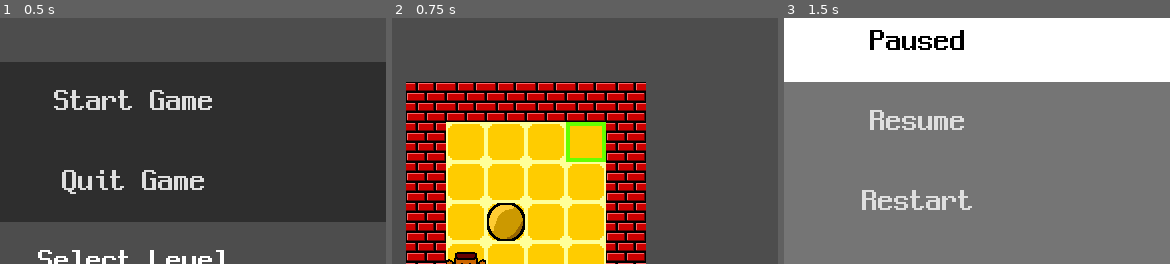
Above: before the commit, frames 1-3 (left to right).
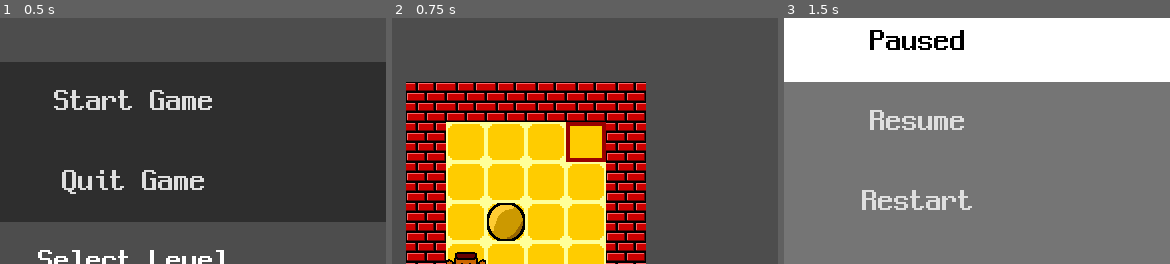
Above: after the commit, the same moments.

Repository: pupungeggang4/Godot-Example
Game: Godot game, scene res://scene/title.tscn
The game is run twice, just before and just after one commit, with the same random seed, the same clock (stepped at 60 frames per second) and the same inputs.
Inputs:
- Up to frame 1 (0.5 s): no input
- Up to frame 2 (0.75 s): click "Start Game" at 0.5 s
- Up to frame 3 (1.5 s): click "=" at 1.25 s
The pictures show only the part of the screen within x 33-83%, y 21-71%; the shares and areas given below are measured in that part.

Frame 1 is identical in both runs. In frame 2, 0.6% of the frame differs, in the area x 45-56%, y 42-59%; in frame 3, nothing differs.

Commit message:
entity class and goal checking

Diff:
--- a/puzzle/entity/goal.tscn
+++ b/puzzle/entity/goal.tscn
@@ -1,14 +1,18 @@
 [gd_scene format=3 uid="uid://unfhrnknrujk"]
 
+[ext_resource type="Script" uid="uid://4e3tb3avvwb4" path="res://script/goal.gd" id="1_308o3"]
 [ext_resource type="Texture2D" uid="uid://dtcel0dt1l1iq" path="res://asset/image/goal_off.png" id="1_gdpna"]
 [ext_resource type="Texture2D" uid="uid://dm7hwfdijtv7p" path="res://asset/image/goal_on.png" id="2_308o3"]
 
 [node name="Goal" type="Node2D" unique_id=1213325805]
+script = ExtResource("1_308o3")
 
 [node name="GoalOff" type="Sprite2D" parent="." unique_id=238983103]
+visible = false
 texture = ExtResource("1_gdpna")
 centered = false
 
 [node name="GoalOn" type="Sprite2D" parent="." unique_id=893816501]
+visible = false
 texture = ExtResource("2_308o3")
 centered = false
--- a/puzzle/entity/player.tscn
+++ b/puzzle/entity/player.tscn
@@ -1,8 +1,10 @@
 [gd_scene format=3 uid="uid://kdwxaf3le1hr"]
 
 [ext_resource type="Texture2D" uid="uid://b41hgegmc4se6" path="res://asset/image/player.png" id="1_hsefk"]
+[ext_resource type="Script" uid="uid://udtti4a0ccyy" path="res://script/player.gd" id="1_xlvtu"]
 
 [node name="Player" type="Node2D" unique_id=1948255537]
+script = ExtResource("1_xlvtu")
 
 [node name="Sprite2D" type="Sprite2D" parent="." unique_id=1176490275]
 texture = ExtResource("1_hsefk")
--- a/puzzle/entity/rock.tscn
+++ b/puzzle/entity/rock.tscn
@@ -1,8 +1,10 @@
 [gd_scene format=3 uid="uid://clvnvnnikiem3"]
 
+[ext_resource type="Script" uid="uid://bmwmqg2wp4281" path="res://script/rock.gd" id="1_optkl"]
 [ext_resource type="Texture2D" uid="uid://dd60mohw0sb0p" path="res://asset/image/rock.png" id="1_tis70"]
 
 [node name="Rock" type="Node2D" unique_id=1337366183]
+script = ExtResource("1_optkl")
 
 [node name="Rock" type="Sprite2D" parent="." unique_id=958147780]
 texture = ExtResource("1_tis70")
--- a/puzzle/entity/wall.tscn
+++ b/puzzle/entity/wall.tscn
@@ -1,8 +1,10 @@
 [gd_scene format=3 uid="uid://cs4yacfkn3c3o"]
 
+[ext_resource type="Script" uid="uid://b816fxxb7xxvg" path="res://script/wall.gd" id="1_8p7lr"]
 [ext_resource type="Texture2D" uid="uid://bxvp2h5ycse41" path="res://asset/image/wall.png" id="1_61h2d"]
 
 [node name="Wall" type="Node2D" unique_id=1288392518]
+script = ExtResource("1_8p7lr")
 
 [node name="Wall" type="Sprite2D" parent="." unique_id=17720458]
 texture = ExtResource("1_61h2d")
--- /dev/null
+++ b/puzzle/script/entity.gd
@@ -0,0 +1,5 @@
+extends Node2D
+
+class_name Entity
+
+var cell_pos: Vector2i = Vector2i(0, 0)
--- /dev/null
+++ b/puzzle/script/goal.gd
@@ -0,0 +1,20 @@
+extends Entity
+class_name Goal
+
+# Called when the node enters the scene tree for the first time.
+func _ready() -> void:
+    pass
+
+# Called every frame. 'delta' is the elapsed time since the previous frame.
+func _process(delta: float) -> void:
+    pass
+
+func check_goal(entity_list: Array) -> void:
+    $GoalOff.hide()
+    $GoalOn.hide()
+    for entity in entity_list:
+        if entity is Rock:
+            if entity.cell_pos == cell_pos:
+                $GoalOn.show()
+                return
+    $GoalOff.show()
--- a/puzzle/script/level.gd
+++ b/puzzle/script/level.gd
@@ -1,4 +1,6 @@
 extends Node2D
+
+var entity_list: Array = []
 
 func _ready() -> void:
     load_level("res://data/level%02d.txt" % [GVar.level])
@@ -21,17 +23,31 @@
                 if celli == 1:
                     node = load("res://entity/wall.tscn").instantiate()
                     node.position = Vector2(40 * j, 40 * i)
+                    node.cell_pos = Vector2i(j, i)
                     add_child(node)
+                    entity_list.append(node)
                 elif celli == 2:
                     node = load("res://entity/player.tscn").instantiate()
                     node.position = Vector2(40 * j, 40 * i)
+                    node.cell_pos = Vector2i(j, i)
                     add_child(node)
+                    entity_list.append(node)
                 elif celli == 3:
                     node = load("res://entity/rock.tscn").instantiate()
                     node.position = Vector2(40 * j, 40 * i)
+                    node.cell_pos = Vector2i(j, i)
                     add_child(node)
+                    entity_list.append(node)
                 elif celli == 4:
                     node = load("res://entity/goal.tscn").instantiate()
                     node.position = Vector2(40 * j, 40 * i)
+                    node.cell_pos = Vector2i(j, i)
                     add_child(node)
+                    entity_list.append(node)
                 $TileMapLayer.set_cell(Vector2i(j, i), 1, Vector2(0, 0))
+    handle_field()
+
+func handle_field() -> void:
+    for i in range(len(entity_list)):
+        if entity_list[i] is Goal:
+            entity_list[i].check_goal(entity_list)
--- a/puzzle/script/player.gd
+++ b/puzzle/script/player.gd
@@ -1 +1,2 @@
-extends Node
+extends Entity
+class_name Player
--- /dev/null
+++ b/puzzle/script/rock.gd
@@ -0,0 +1,11 @@
+extends Entity
+class_name Rock
+
+# Called when the node enters the scene tree for the first time.
+func _ready() -> void:
+    pass # Replace with function body.
+
+
+# Called every frame. 'delta' is the elapsed time since the previous frame.
+func _process(delta: float) -> void:
+    pass
--- /dev/null
+++ b/puzzle/script/wall.gd
@@ -0,0 +1,11 @@
+extends Entity
+class_name Wall
+
+# Called when the node enters the scene tree for the first time.
+func _ready() -> void:
+    pass # Replace with function body.
+
+
+# Called every frame. 'delta' is the elapsed time since the previous frame.
+func _process(delta: float) -> void:
+    pass
Not shown, added: puzzle/script/entity.gd.uid
Not shown, added: puzzle/script/goal.gd.uid
Not shown, added: puzzle/script/rock.gd.uid
Not shown, added: puzzle/script/wall.gd.uid
